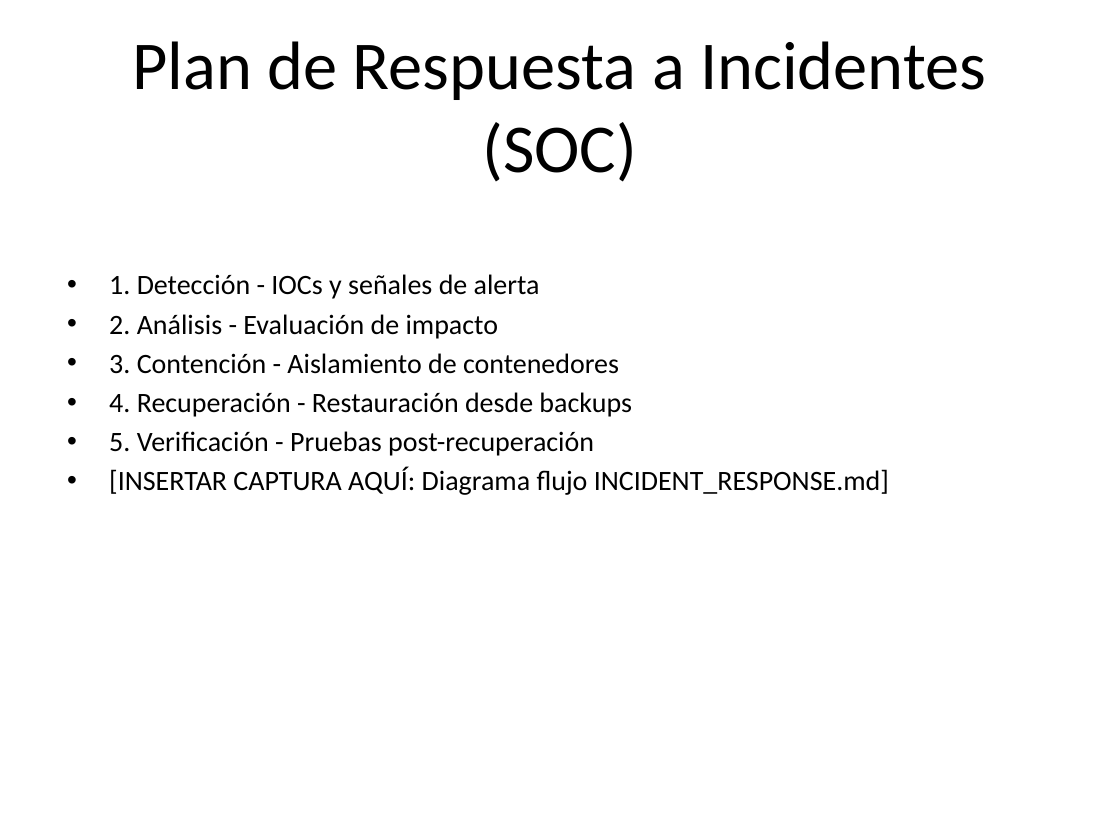
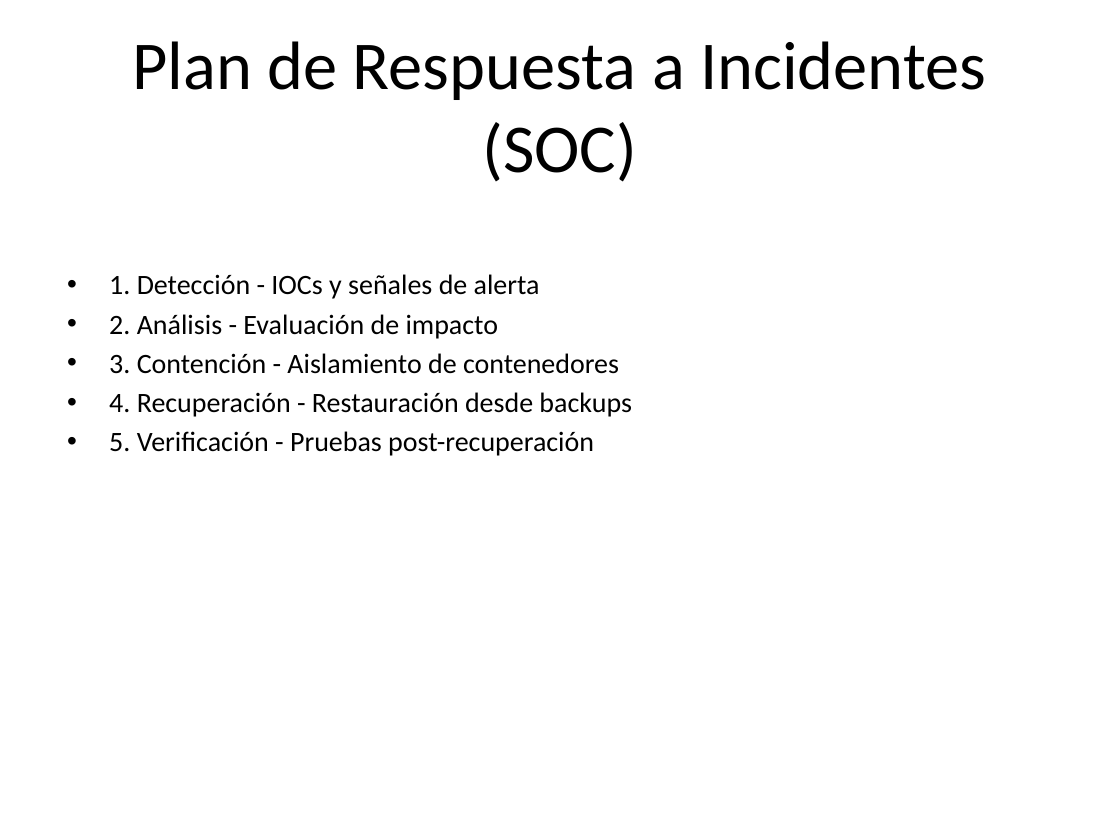
Before and after one commit to Parsival777/PROYECTO-FINAL-CB, a slide deck: slide 7 of entregables/presentacion_ejecutiva.pptx. Drawn at 1120x840 pixels with LibreOffice and Linux fonts; fonts in the diff are those of the drawing. Boxes give left, top, right and bottom in pixels: in the first picture for what was removed or moved away, otherwise in the second. Text is boxed around its words. In the diff, an @@ line names an element or a change of style, - is before the commit and + after.

```diff
--- a/entregables/presentacion_ejecutiva.pptx
+++ b/entregables/presentacion_ejecutiva.pptx
@@ text at (109, 467, 889, 495): paragraph removed @@
-• [INSERTAR CAPTURA AQUÍ: Diagrama flujo INCIDENT_RESPONSE.md]
```
Also in this commit, not shown: 1 other slide changed, 1 other file.
